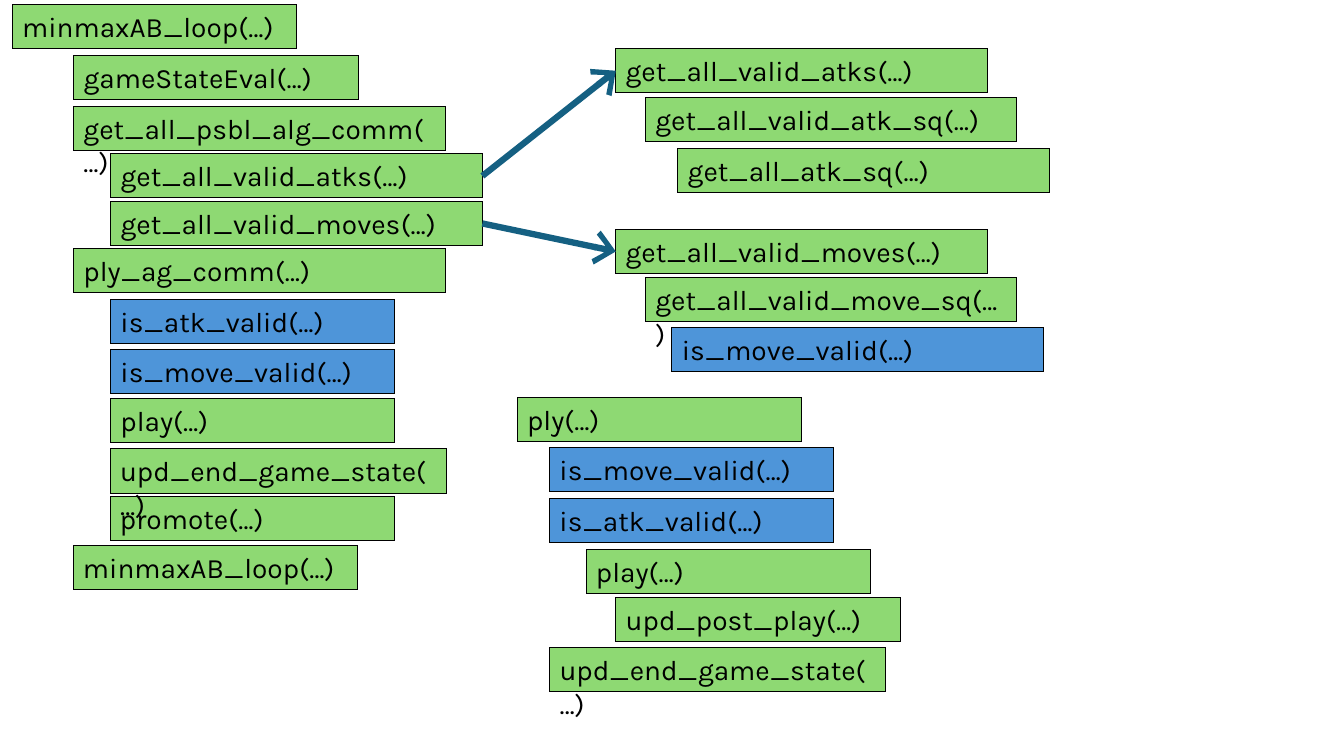
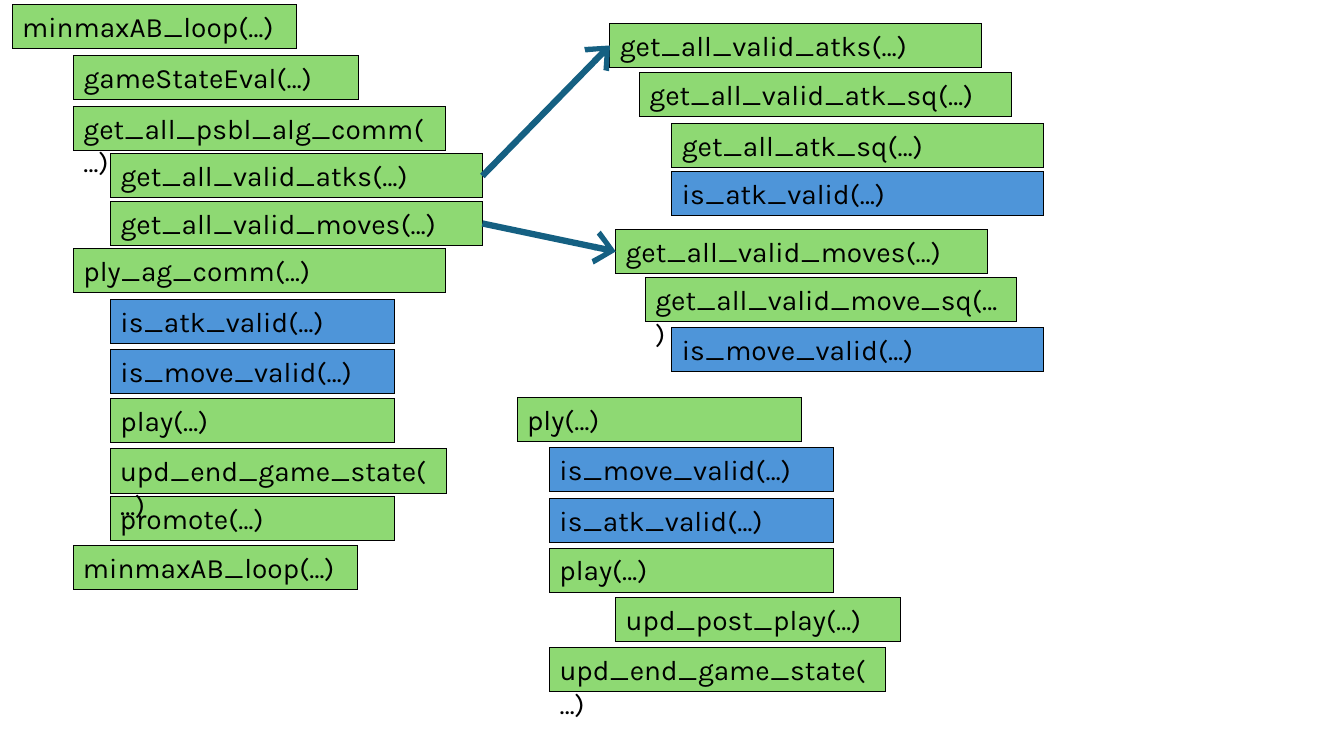
Before and after one commit to XiaoYiQing/game_dev_practice, a slide deck: slide 5 of docs/chess_structure.pptx. Drawn at 1344x756 pixels with LibreOffice and Linux fonts; fonts in the diff are those of the drawing. Boxes give left, top, right and bottom in pixels: in the first picture for what was removed or moved away, otherwise in the second. Text is boxed around its words. In the diff, an @@ line names an element or a change of style, - is before the commit and + after.

```diff
--- a/docs/chess_structure.pptx
+++ b/docs/chess_structure.pptx
@@ 3 rectangles: place and size @@
-3 rectangles at (616,48,1050,193)
+3 rectangles at (610,23,1045,167)
@@ arrow moved from (483, 176) - (616, 71) to (483, 176) - (610, 45) @@
@@ rectangle added at (673,171,1045,216), fill #4E95D9, outline #000000 0.75 pt, 20 pt, text #000000 @@
+is_atk_valid(…)
@@ rectangle "play(…)": place and size @@
-rectangle "play(…)" at (586,549,870,594)
+rectangle "play(…)" at (549,548,834,593)
```
Also in this commit, not shown: 1 other slide changed, 2 other files.
